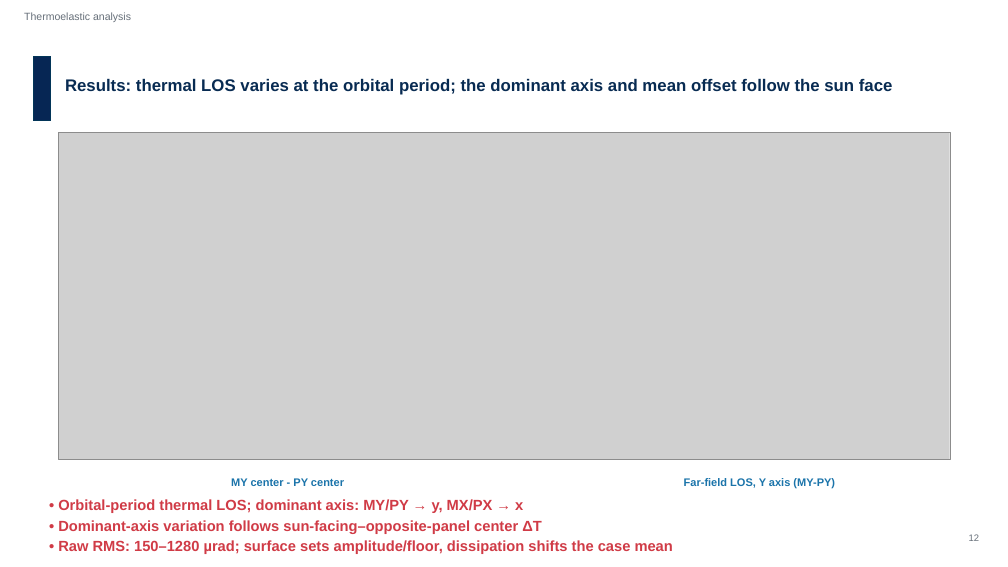
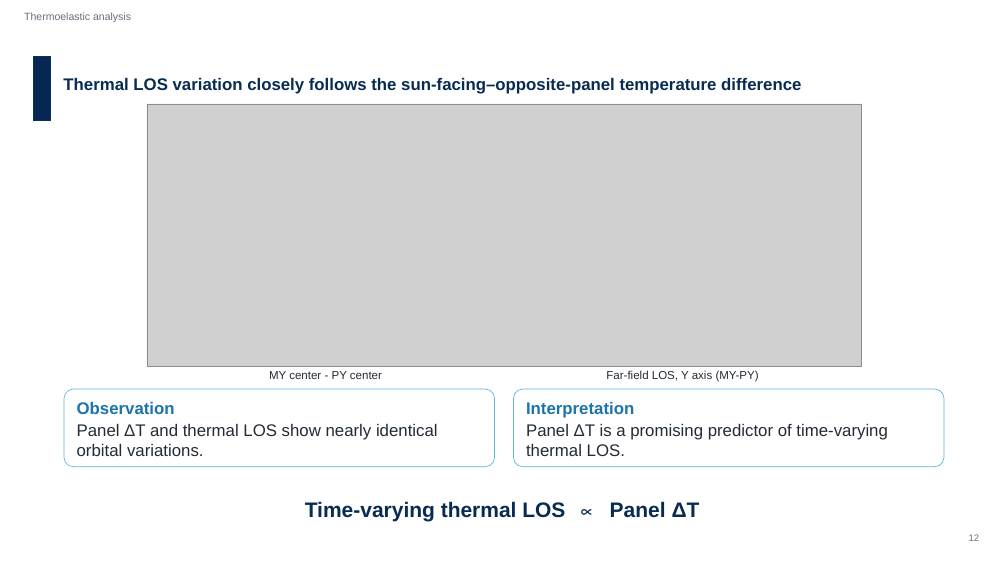
Before and after one commit to Hideki-1029/thermal-deformation-optcomm, a slide deck: slide 15 of papers/ICSO/slides/en_ICSO2026_slides_takamoto.pptx (slide 13 before the commit). Drawn at 1008x567 pixels with LibreOffice and Linux fonts; fonts in the diff are those of the drawing; grey boxes stand for pictures; background and template pictures are left out. Boxes give left, top, right and bottom in pixels: in the first picture for what was removed or moved away, otherwise in the second. Text is boxed around its words. In the diff, an @@ line names an element or a change of style, - is before the commit and + after.

```diff
--- a/papers/ICSO/slides/en_ICSO2026_slides_takamoto.pptx
+++ b/papers/ICSO/slides/en_ICSO2026_slides_takamoto.pptx
@@ text at [63,77,801,94]: text changed @@
-Results: thermal LOS varies at the orbital period; the dominant axis and mean offset follow the sun face
+Thermal LOS variation closely follows the sun-facing–opposite-panel temperature difference
@@ picture: place and size @@
-picture at [58,132,950,459]
+picture at [147,104,861,366]
@@ rounded rectangle added at [64,389,495,467], fill #FFFFFF, outline #5BB5D8 1.25 pt @@
@@ text "MY center - PY center": place and size @@
-text "MY center - PY center" at [231,478,344,486]
+text "MY center - PY center" at [269,371,382,379]
@@ text "MY center - PY center" at [269,371,382,379]: size 21 to 22 pt, text colour #1B74AA to #232B34, bold off @@
@@ text "Far-field LOS, Y axis (MY-PY)" at [606,370,759,382]: size 21 to 22 pt, text colour #1B74AA to #232B34, bold off @@
@@ text "Far-field LOS, Y axis (MY-PY)": place and size @@
-text "Far-field LOS, Y axis (MY-PY)" at [684,478,835,489]
+text "Far-field LOS, Y axis (MY-PY)" at [606,370,759,382]
@@ rounded rectangle added at [513,389,944,467], fill #FFFFFF, outline #5BB5D8 1.25 pt @@
@@ text added at [77,402,175,414], 32 pt, text #1B74AA, bold @@
+Observation
@@ text added at [526,402,634,418], 32 pt, text #1B74AA, bold @@
+Interpretation
@@ text added at [77,424,438,456], 32 pt, text #232B34 @@
+Panel ΔT and thermal LOS show nearly identical orbital variations.
@@ text added at [526,424,887,456], 32 pt, text #232B34 @@
+Panel ΔT is a promising predictor of time-varying thermal LOS.
@@ text removed at [58,499,673,554] @@
-• Orbital-period thermal LOS; dominant axis: MY/PY → y, MX/PX → x
-• Dominant-axis variation follows sun-facing–opposite-panel center ΔT
-• Raw RMS: 150–1280 µrad; surface sets amplitude/floor, dissipation shifts the case mean
@@ text added at [305,501,700,522], 40 pt, text #082B52, bold @@
+Time-varying thermal LOS ∝ Panel ΔT
```
Also in this commit, not shown: 10 other slides changed, 4 slides added, 2 slides removed, 6 other files.
